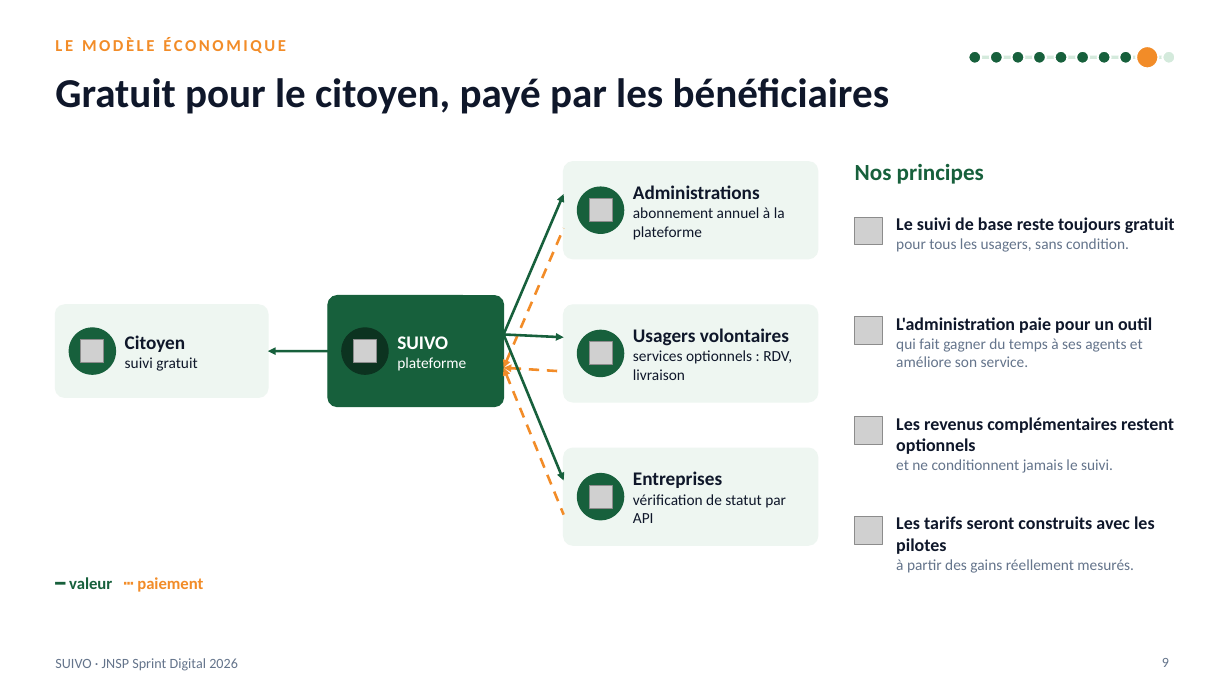
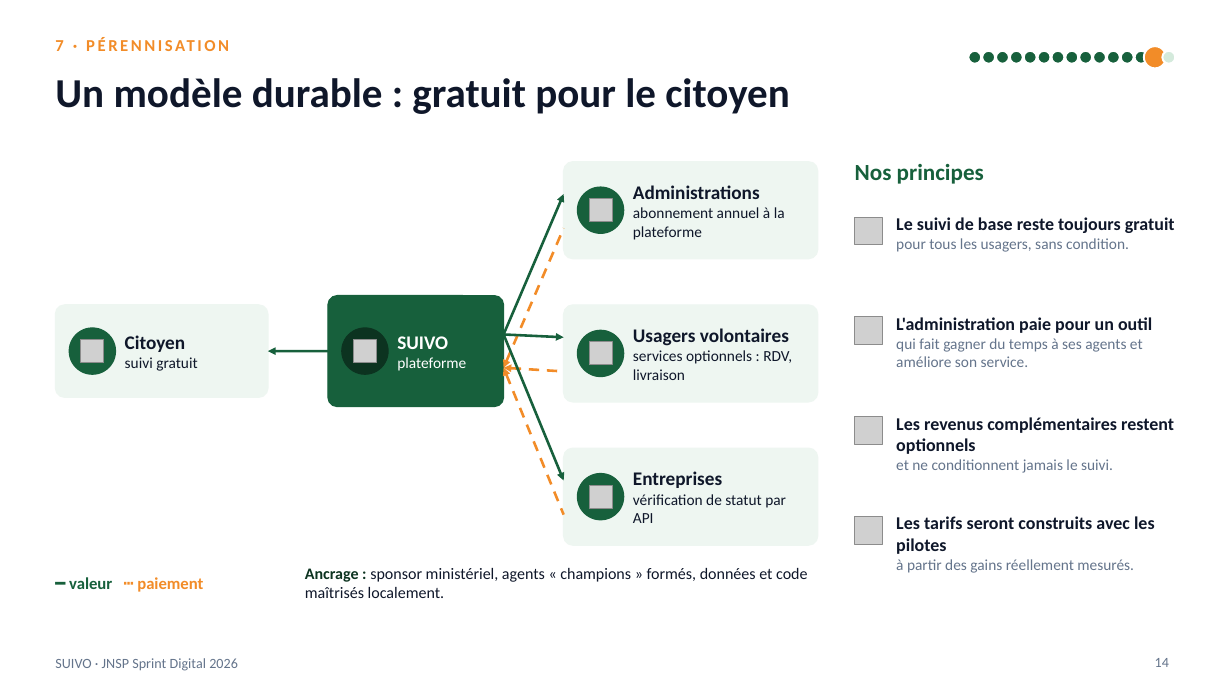
Before and after one commit to karl94/blog, a slide deck: slide 14 of jnsp-sprint-digital/08-pitch-deck/SUIVO-pitch-illustre.pptx (slide 9 before the commit). Drawn at 1232x693 pixels with LibreOffice and Linux fonts; fonts in the diff are those of the drawing; grey boxes stand for pictures. Boxes give left, top, right and bottom in pixels: in the first picture for what was removed or moved away, otherwise in the second. Text is boxed around its words. In the diff, an @@ line names an element or a change of style, - is before the commit and + after.

```diff
--- a/jnsp-sprint-digital/08-pitch-deck/SUIVO-pitch-illustre.pptx
+++ b/jnsp-sprint-digital/08-pitch-deck/SUIVO-pitch-illustre.pptx
@@ text at [55,40,63,51]: text changed @@
-LE MODÈLE ÉCONOMIQUE
+7 · PÉRENNISATION
@@ ellipse added at [982,51,995,64], fill #17603C, outline #FFFFFF 1.5 pt @@
@@ ellipse added at [1024,51,1037,64], fill #17603C, outline #FFFFFF 1.5 pt @@
@@ ellipse added at [1066,51,1079,64], fill #17603C, outline #FFFFFF 1.5 pt @@
@@ ellipse: place and size @@
-ellipse at [1098,51,1111,64]
+ellipse at [1093,51,1106,64]
@@ ellipse added at [1107,51,1120,64], fill #17603C, outline #FFFFFF 1.5 pt @@
@@ ellipse added at [1135,51,1148,64], fill #17603C, outline #FFFFFF 1.5 pt @@
@@ 3 ellipses: place and size @@
-3 ellipses at [990,46,1159,68]
+3 ellipses at [996,46,1166,68]
@@ title at [55,78,790,114]: text changed @@
-Gratuit pour le citoyen, payé par les bénéficiaires
+Un modèle durable : gratuit pour le citoyen
@@ text added at [305,568,807,598], 12.5 pt, text #0F172A @@
+Ancrage : sponsor ministériel, agents « champions » formés, données et code maîtrisés localement.
@@ page number at [1155,658,1169,667]: text changed @@
-9
+14
```
Also in this commit, not shown: 9 other slides changed, 5 slides added, 4 other files.
